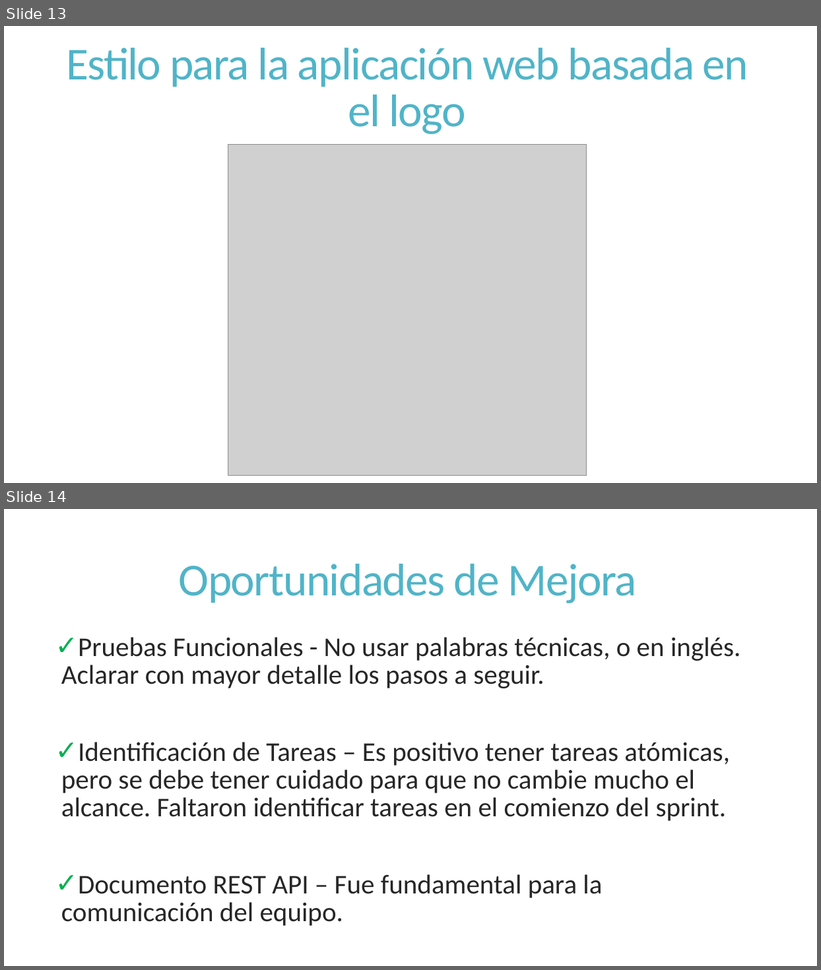
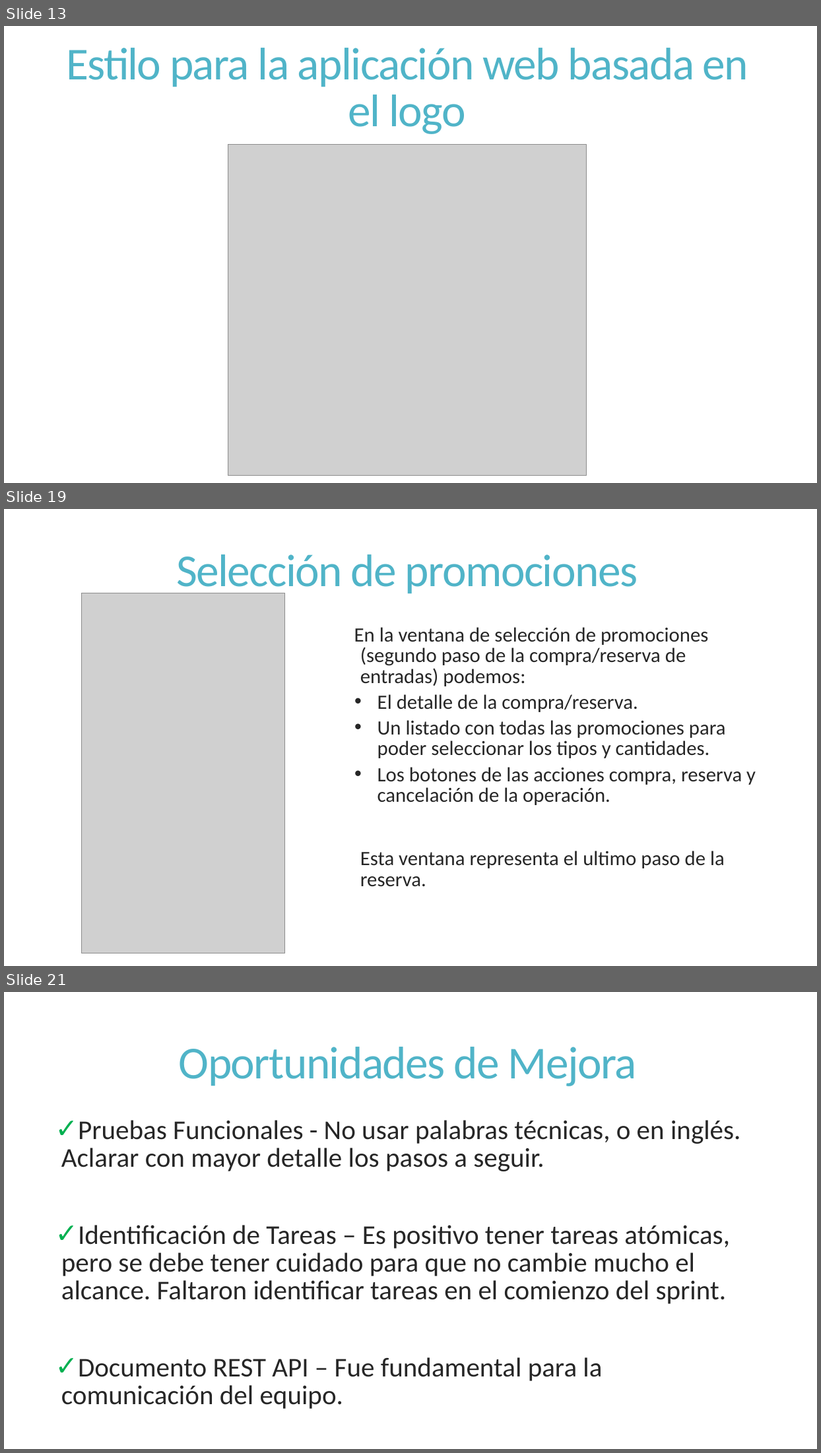
Before and after one commit to dschenkelman/a-malazan-wolvering, a slide deck: docs/Reuniones/Sprint 4/Reunion Formal 20131104/Reunion Formal.pptx. Shown one above the other, each under a label of ours: slides 13 and 14 before the commit, slides 13, 19 and 21 after it; the slides between them are not shown. The pictures are 821x970 and 821x1453 pixels, drawn with LibreOffice and Linux fonts; fonts in the diff are those of the drawing; grey boxes stand for pictures. Boxes give left, top, right and bottom in pixels: in the first picture for what was removed or moved away, otherwise in the second. Text is boxed around its words. In the diff, an @@ line names an element or a change of style, - is before the commit and + after.

```diff
--- a/docs/Reuniones/Sprint 4/Reunion Formal 20131104/Reunion Formal.pptx
+++ b/docs/Reuniones/Sprint 4/Reunion Formal 20131104/Reunion Formal.pptx
@@ slide 19 added at [4, 509, 817, 966], background #FFFFFF @@
@@ title added at [176, 555, 638, 597], 54 pt, text #50B4C8 @@
+Selección de promociones
@@ picture added at [81, 593, 284, 955] @@
@@ text added at [354, 627, 756, 887], 24 pt, text #262626 @@
+En la ventana de selección de promociones (segundo paso de la compra/reserva de entradas) podemos:
+  • El detalle de la compra/reserva.
+  • Un listado con todas las promociones para poder seleccionar los tipos y cantidades.
+  • Los botones de las acciones compra, reserva y cancelación de la operación.
+  Esta ventana representa el ultimo paso de la reserva.
@@ what was slide 14 is now slide 21 @@
```
Also in this commit, not shown: 6 other slides added.
